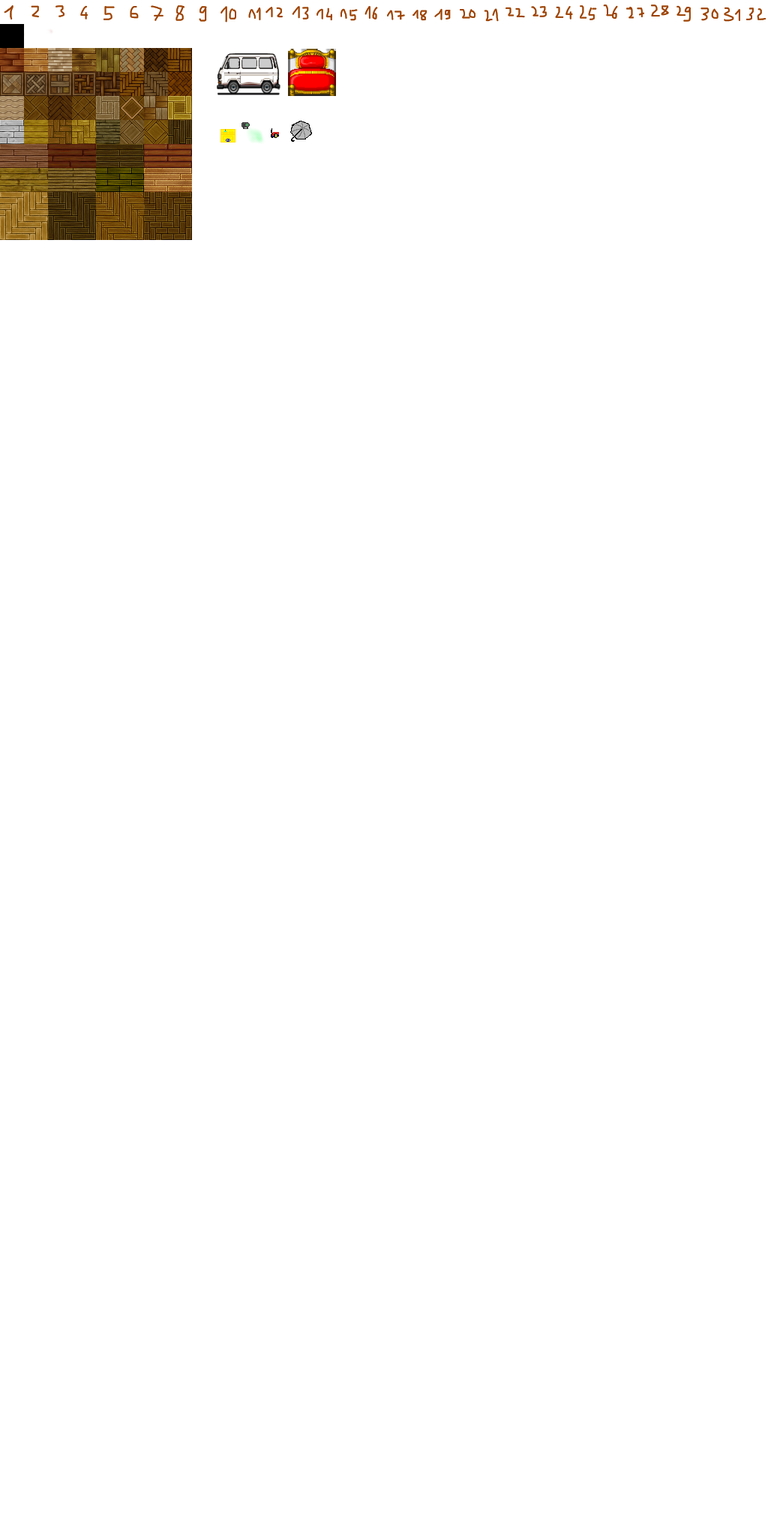
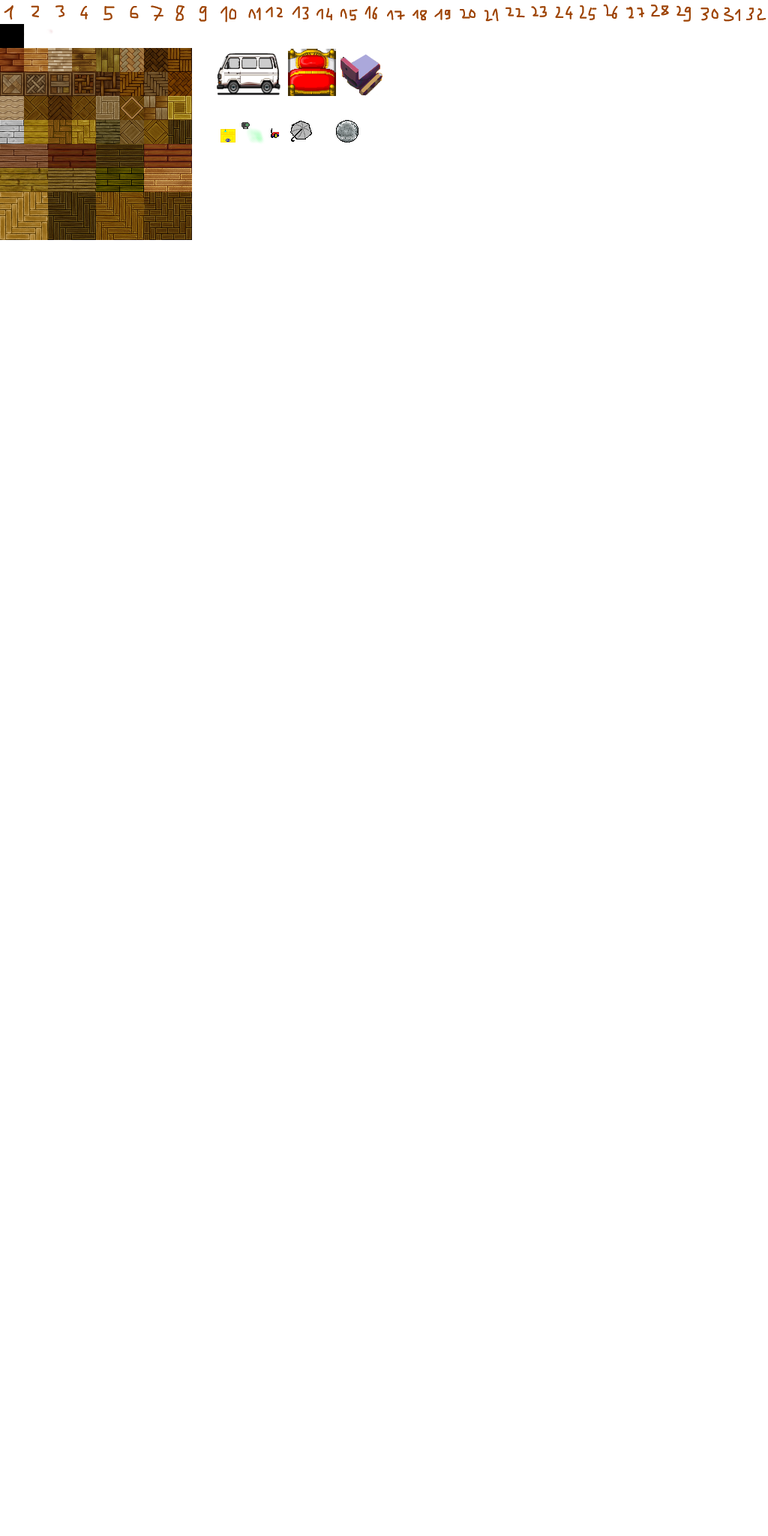
Before/after of a (768, 1536) layered artwork. What changed in the layer stack:
added layer "Layer 10(pasted)" above "Layer 9(pasted)" over (337, 53, 384, 96)
added layer "Layer 9(pasted)" above "bed" over (335, 119, 359, 143)
painted on "bed" over (335, 53, 384, 143)
painted on "rudi" over (335, 53, 384, 143)
